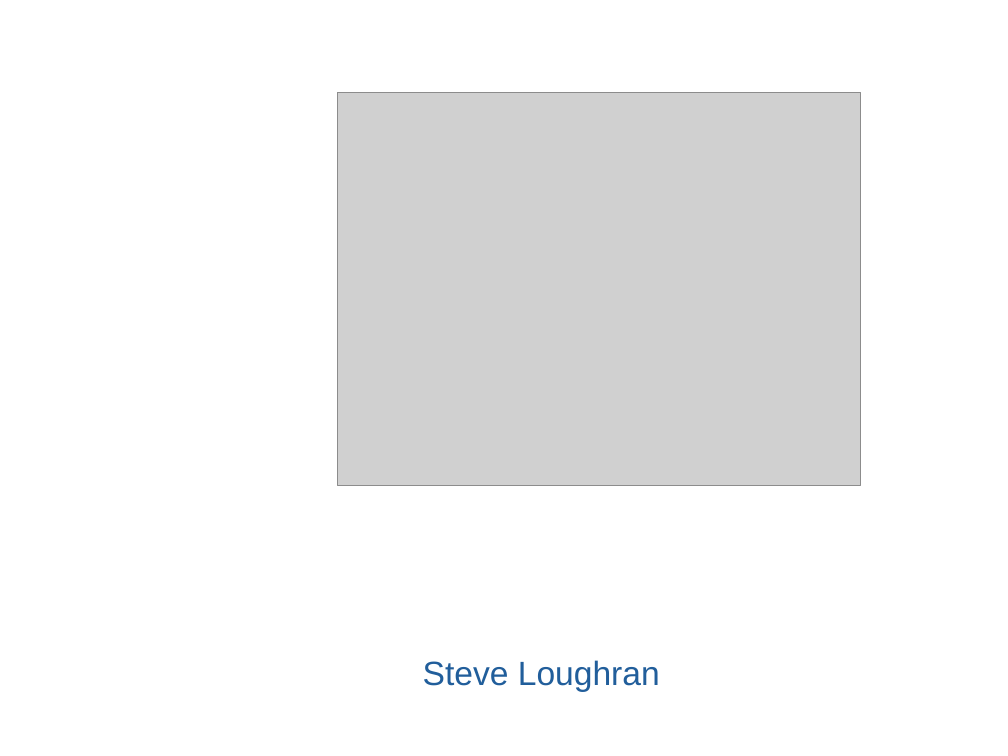
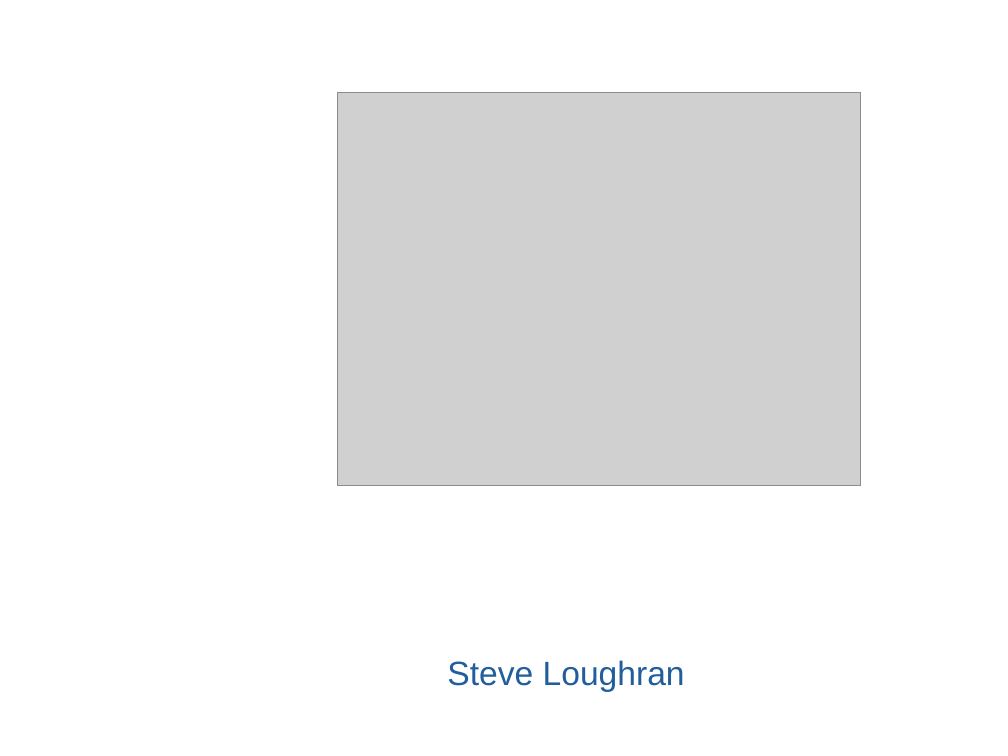
Before and after one commit to steveloughran/smartfrog, a slide deck: slide 1 of core/antbuild/doc/ivy.ppt. Drawn at 1008x756 pixels with LibreOffice and Linux fonts; fonts in the diff are those of the drawing; grey boxes stand for pictures; background and template pictures are left out. Boxes give left, top, right and bottom in pixels: in the first picture for what was removed or moved away, otherwise in the second. Text is boxed around its words. In the diff, an @@ line names an element or a change of style, - is before the commit and + after.

```diff
--- a/core/antbuild/doc/ivy.ppt
+++ b/core/antbuild/doc/ivy.ppt
@@ subtitle "Steve Loughran" at [447, 660, 685, 692]: list level 1 to 2 in "Steve Loughran" @@
```
Also in this commit, not shown: 10 other slides changed, 4 slides added, 1 slide removed, 1 other file.
